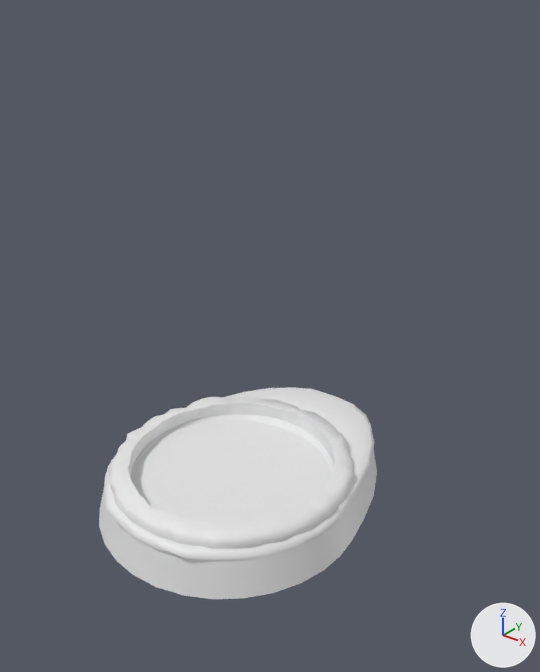
The FBX model Content/Meshes/Architecture/Hero_Assets/SM_A_Checkpoint_01.fbx, before and after one commit.
The view is the same before and after, from a camera (50 mm lens) standing at (4.07, -6.43, 4.58) and looking at (0.3, -1.72, 1.65). Every picture has the same lights, and +X, +Y and +Z are marked at lower right. The first picture is the older version. Where no turn or scale is listed for an object, it has been applied to the vertices. Vertices at exactly the same position are counted once.

The older version as bpy lines, for what is in view:
```python
me_cylinder_013 = bpy.data.meshes.new('Cylinder.013')
me_cylinder_013.from_pydata(...)  # 745 vertices, 704 faces; spans x -1.29..1.29, y -3.26..-0.09, z -0.2..0.35
me_cylinder_013.materials.append(mat_altar)  # its picture is missing
ob_sm_a_checkpoint_01 = bpy.data.objects.new('SM_A_Checkpoint_01', me_cylinder_013)
ob_sm_a_checkpoint_01.location = (0.0, 0.0, 0.0)
```
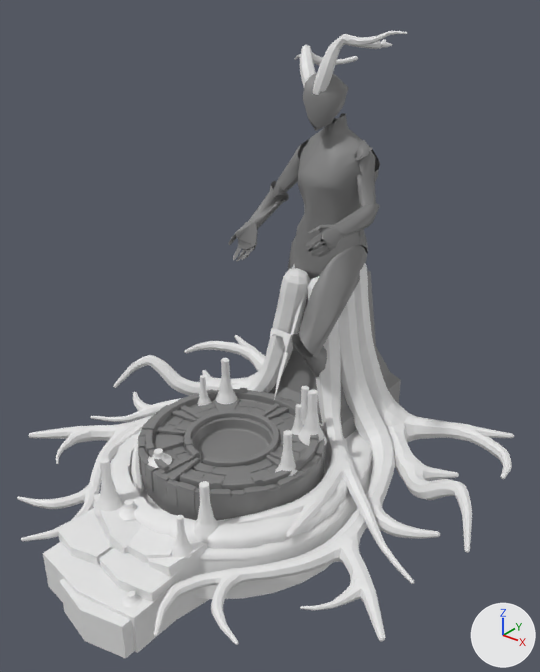
Changed parts and their boxes [x1, y1, x2, y2] in the pictures (540 x 672 px):
'SM_A_Checkpoint_01', reshaped (78% wider, 195% taller)
    before: [99, 387, 377, 599]
    after: [17, 31, 514, 658]
part 1 of me_cylinder_013, added
    after: [17, 31, 514, 658]

The change in detail:
Material 'MI_Quinn_01' (mat_mi_quinn_01) is new.
Its base color is (0.216, 0.216, 0.216) (grey #808080).
Material 'MI_Quinn_02' (mat_mi_quinn_02) is new.
Its base color is (0.216, 0.216, 0.216) (grey #808080).
me_cylinder_013 is used by ob_sm_a_checkpoint_01; location (0.0, 0.0, 0.0).
me_cylinder_013 had 745 vertices, 704 faces and spanned x -1.29..1.29, y -3.26..-0.09, z -0.2..0.35.
me_cylinder_013 now has 21430 vertices, 20931 faces and spans x -2.29..2.29, y -3.94..0.35, z -0.3..4.13.
me_cylinder_013 part 1: 20685 vertices added at x -2.29..2.29, y -3.94..0.35, z -0.3..4.13.
me_cylinder_013 gains material mat_mi_quinn_01 (grey #808080).
me_cylinder_013 gains material mat_mi_quinn_02 (grey #808080).
